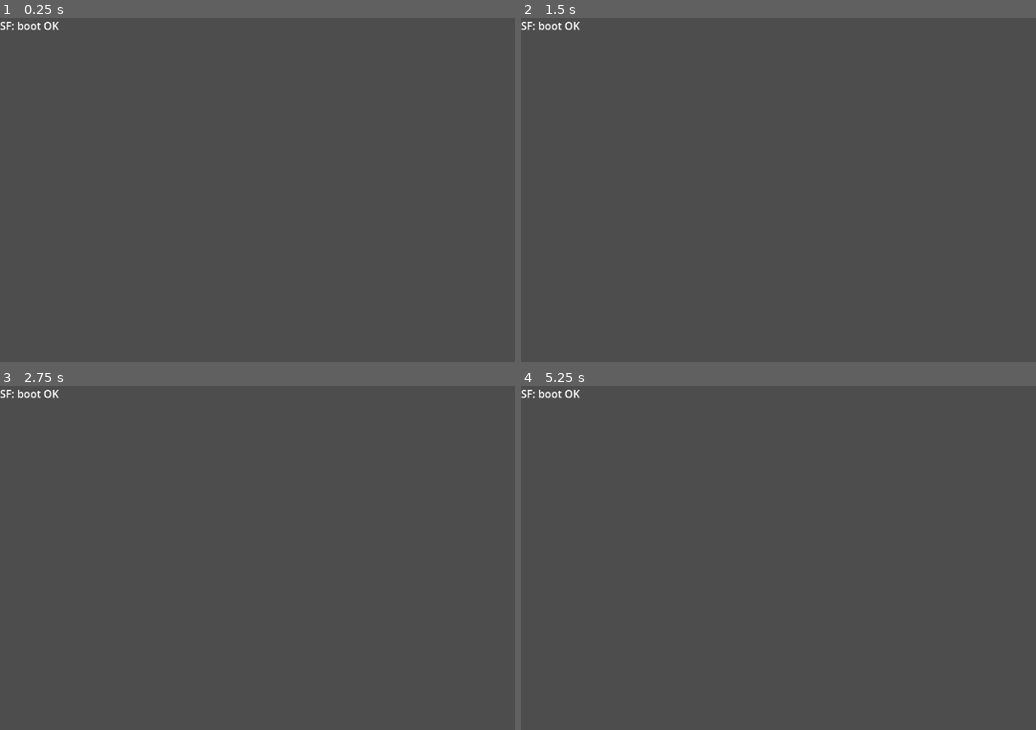
Above: before the commit, frames 1-4 (two rows, left to right).
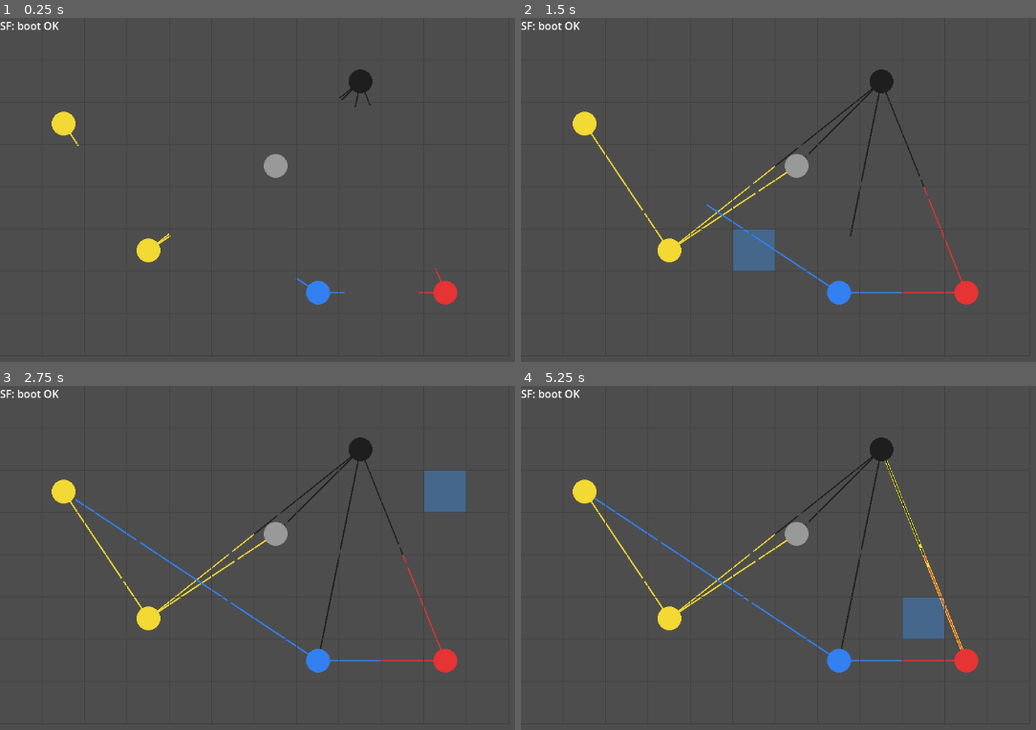
Above: after the commit, the same moments.

Repository: entap11/SF
Game: Godot game, scene res://scenes/Main.tscn
Two runs of this game, one before a commit and one after it. Both use one fixed random seed, a clock stepped at 60 frames per second and the inputs below.
Inputs (mouse positions are in pixels of both pictures, inside the frame that each line leads up to):
- Up to frame 1 (0.25 s): no input
- Up to frame 2 (1.5 s): tap Enter at 0.5 s; move the mouse to (outside the picture) at 0.52 s; click (outside the picture) at 0.67 s; drag from (747, 251) to (866, 317) at 1.27 s
- Up to frame 3 (2.75 s): tap Space at 2 s; move the mouse to (458, 506) at 2.02 s; click (458, 506) at 2.17 s
- Up to frame 4 (5.25 s): tap Enter at 2.75, 4.25 s; drag from (866, 685) to (675, 537) at 2.77 s; tap Space at 3.5, 5 s; move the mouse to (outside the picture) at 3.52 s; click (outside the picture) at 3.67 s; drag from (675, 537) to (788, 492) at 4.27 s; move the mouse to (943, 599) at 5.02 s; click (943, 599) at 5.17 s

The runs differ from the first frame. In frame 1, 1.7% of the frame differs, in the area x 10-89%, y 14-84%; in frame 2, 3.5%; in frame 3, 3.8%; in frame 4, 3.9%.
Error before the commit: Parse Error: Cannot infer the type of "hive" variable because the value doesn't have a set type. (res://scripts/arena.gd:34)

Commit message:
sf: milestone5a selector intent

Diff:
--- a/scripts/arena.gd
+++ b/scripts/arena.gd
@@ -9,12 +9,21 @@
 const PER_POWER_MS := 2.0
 const BONUS_10_MS := 2.0
 const BONUS_25_MS := 2.0
+const DRAG_DEADZONE_PX := 8.0
 
 var selected_cell := Vector2i(-1, -1)
 var selected_hive_id := -1
 var selected_lane_id := -1
 var hives: Array = []
 var lanes: Array = []
+var tap_first_id := -1
+var drag_active := false
+var drag_start_hive_id := -1
+var drag_start_pos: Vector2 = Vector2.ZERO
+var drag_current_pos: Vector2 = Vector2.ZERO
+var drag_hover_hive_id := -1
+var drag_moved := false
+var last_vibe_target_id := -1
 
 func _ready() -> void:
 	_init_hives()
@@ -25,33 +34,20 @@
 	queue_redraw()
 
 func _unhandled_input(event: InputEvent) -> void:
-	if event is InputEventMouseButton and event.button_index == MOUSE_BUTTON_LEFT and event.pressed:
-		var local_pos := to_local(event.position)
-		var cx := int(local_pos.x / CELL_SIZE)
-		var cy := int(local_pos.y / CELL_SIZE)
-		cx = max(0, min(COLS - 1, cx))
-		cy = max(0, min(ROWS - 1, cy))
-		var hive := _find_hive_at_cell(Vector2i(cx, cy))
-		if hive != null:
-			selected_hive_id = hive["id"]
-			selected_lane_id = -1
-			selected_cell = Vector2i(cx, cy)
-			print("SF: Hive selected id=%d owner=%d at %d,%d" % [hive["id"], hive["owner_id"], cx, cy])
-			queue_redraw()
-			return
-		var lane_hit := _pick_lane(local_pos)
-		if lane_hit != null:
-			selected_hive_id = -1
-			selected_lane_id = lane_hit["id"]
-			selected_cell = Vector2i(cx, cy)
-			print("SF: Lane selected id=%d a=%d b=%d dir=%d" % [lane_hit["id"], lane_hit["a_id"], lane_hit["b_id"], lane_hit["dir"]])
-			queue_redraw()
-			return
-		selected_hive_id = -1
-		selected_lane_id = -1
-		selected_cell = Vector2i(cx, cy)
-		print("SF: Cell selected %d,%d" % [cx, cy])
-		queue_redraw()
+	if event is InputEventMouseButton and event.button_index == MOUSE_BUTTON_LEFT:
+		if event.pressed:
+			_handle_press(to_local(event.position))
+		else:
+			_handle_release(to_local(event.position))
+	if event is InputEventMouseMotion:
+		_handle_drag(to_local(event.position))
+	if event is InputEventScreenTouch:
+		if event.pressed:
+			_handle_press(to_local(event.position))
+		else:
+			_handle_release(to_local(event.position))
+	if event is InputEventScreenDrag:
+		_handle_drag(to_local(event.position))
 
 func _draw() -> void:
 	var grid_color := Color(0.25, 0.25, 0.25)
@@ -67,6 +63,7 @@
 		draw_rect(rect, Color(0.2, 0.6, 1.0, 0.35), true)
 	for lane in lanes:
 		_draw_lane(lane)
+	_draw_drag_preview()
 	for hive in hives:
 		var center := _cell_center(hive["grid_pos"])
 		var fill := _owner_color(hive["owner_id"])
@@ -102,24 +99,24 @@
 		{"id": 8, "a_id": 4, "b_id": 6, "dir": 1, "send_a": true, "send_b": false, "a_pressure": 0.0, "b_pressure": 0.0, "a_stream_len": 0.0, "b_stream_len": 0.0}
 	]
 
-func _find_hive_at_cell(cell: Vector2i):
+func _find_hive_at_cell(cell: Vector2i) -> Dictionary:
 	for hive in hives:
 		if hive["grid_pos"] == cell:
 			return hive
-	return null
-
-func _find_hive_by_id(hive_id: int):
+	return {}
+
+func _find_hive_by_id(hive_id: int) -> Dictionary:
 	for hive in hives:
 		if hive["id"] == hive_id:
 			return hive
 	return {}
 
-func _pick_lane(local_pos: Vector2):
-	var best_lane = null
+func _pick_lane(local_pos: Vector2) -> Dictionary:
+	var best_lane: Dictionary = {}
 	var best_dist := INF
 	for lane in lanes:
-		var a := _find_hive_by_id(lane["a_id"])
-		var b := _find_hive_by_id(lane["b_id"])
+		var a: Dictionary = _find_hive_by_id(lane["a_id"])
+		var b: Dictionary = _find_hive_by_id(lane["b_id"])
 		if a.is_empty() or b.is_empty():
 			continue
 		var a_pos := _cell_center(a["grid_pos"])
@@ -155,8 +152,8 @@
 		cell.y * CELL_SIZE + CELL_SIZE * 0.5
 	)
 
-func _owner_color(owner: int) -> Color:
-	match owner:
+func _owner_color(owner_id: int) -> Color:
+	match owner_id:
 		0:
 			return Color(0.6, 0.6, 0.6)
 		1:
@@ -176,13 +173,13 @@
 		var b := _find_hive_by_id(lane["b_id"])
 		if a.is_empty() or b.is_empty():
 			continue
+		if a["owner_id"] == 0:
+			lane["send_a"] = false
+		if b["owner_id"] == 0:
+			lane["send_b"] = false
 		var mode := _lane_mode(a, b)
-		if mode == "friendly":
-			lane["send_a"] = lane["dir"] == 1
-			lane["send_b"] = lane["dir"] == -1
-		elif mode == "neutral":
-			lane["send_a"] = a["owner_id"] != 0 and b["owner_id"] == 0
-			lane["send_b"] = b["owner_id"] != 0 and a["owner_id"] == 0
+		if mode == "friendly" and lane["send_a"] and lane["send_b"]:
+			lane["send_b"] = false
 		var rate_a := _send_rate(a, lane["send_a"])
 		var rate_b := _send_rate(b, lane["send_b"])
 		if rate_a > 0.0:
@@ -232,8 +229,8 @@
 	if lane["id"] == selected_lane_id:
 		draw_line(a_pos, b_pos, Color(0.9, 0.9, 0.2), 4.0)
 	var mode := _lane_mode(a, b)
-	var send_a := lane["send_a"]
-	var send_b := lane["send_b"]
+	var send_a: bool = lane["send_a"]
+	var send_b: bool = lane["send_b"]
 	if mode == "opposing" and send_a and send_b:
 		_draw_opposing_lane(lane, a, b, a_pos, b_pos)
 		return
@@ -242,42 +239,230 @@
 	elif send_b:
 		_draw_one_way_lane(b, a, b_pos, a_pos, lane["b_stream_len"])
 
+func _handle_press(local_pos: Vector2) -> void:
+	var hive_id := _hive_id_at_point(local_pos)
+	if hive_id == -1:
+		var lane_hit: Dictionary = _pick_lane(local_pos)
+		if not lane_hit.is_empty():
+			selected_hive_id = -1
+			selected_lane_id = lane_hit["id"]
+			selected_cell = _cell_from_point(local_pos)
+			print("SF: Lane selected id=%d a=%d b=%d dir=%d" % [lane_hit["id"], lane_hit["a_id"], lane_hit["b_id"], lane_hit["dir"]])
+			return
+		selected_hive_id = -1
+		selected_lane_id = -1
+		selected_cell = _cell_from_point(local_pos)
+		print("SF: Cell selected %d,%d" % [selected_cell.x, selected_cell.y])
+		return
+	var hive := _find_hive_by_id(hive_id)
+	if hive.is_empty() or hive["owner_id"] == 0:
+		if tap_first_id != -1:
+			_handle_tap(hive_id)
+		else:
+			_clear_tap_state()
+			_clear_selection()
+		return
+	drag_active = true
+	drag_moved = false
+	drag_start_hive_id = hive_id
+	drag_start_pos = local_pos
+	drag_current_pos = local_pos
+	drag_hover_hive_id = -1
+	last_vibe_target_id = -1
+	selected_hive_id = hive_id
+	selected_lane_id = -1
+	selected_cell = _cell_from_point(local_pos)
+
+func _handle_release(local_pos: Vector2) -> void:
+	if not drag_active:
+		return
+	drag_current_pos = local_pos
+	var end_hive_id := _hive_id_at_point(local_pos)
+	if not drag_moved:
+		if drag_start_hive_id != -1:
+			_handle_tap(drag_start_hive_id)
+		_reset_drag()
+		return
+	if end_hive_id != -1 and end_hive_id != drag_start_hive_id:
+		if _lane_exists_between(drag_start_hive_id, end_hive_id):
+			_apply_intent_pair(drag_start_hive_id, end_hive_id)
+	_reset_drag()
+
+func _handle_drag(local_pos: Vector2) -> void:
+	if not drag_active:
+		return
+	drag_current_pos = local_pos
+	if drag_current_pos.distance_to(drag_start_pos) >= DRAG_DEADZONE_PX:
+		drag_moved = true
+	var hover_id := _hive_id_at_point(local_pos)
+	if hover_id != -1 and hover_id != drag_start_hive_id and _lane_exists_between(drag_start_hive_id, hover_id):
+		if hover_id != last_vibe_target_id:
+			Input.vibrate_handheld(30)
+			last_vibe_target_id = hover_id
+		drag_hover_hive_id = hover_id
+	else:
+		drag_hover_hive_id = -1
+		last_vibe_target_id = -1
+
+func _handle_tap(hive_id: int) -> void:
+	var hive := _find_hive_by_id(hive_id)
+	if hive.is_empty():
+		_clear_tap_state()
+		return
+	if hive["owner_id"] == 0 and tap_first_id == -1:
+		_clear_tap_state()
+		return
+	if tap_first_id == -1:
+		tap_first_id = hive_id
+		selected_hive_id = hive_id
+		return
+	if tap_first_id == hive_id:
+		_clear_tap_state()
+		return
+	if _lane_exists_between(tap_first_id, hive_id):
+		_apply_intent_pair(tap_first_id, hive_id)
+	_clear_tap_state()
+
+func _apply_intent_pair(start_id: int, end_id: int) -> void:
+	var lane_index := _lane_index_between(start_id, end_id)
+	if lane_index == -1:
+		return
+	var lane: Dictionary = lanes[lane_index]
+	var reverse_on := _intent_is_on(end_id, start_id)
+	if reverse_on:
+		_set_intent(end_id, start_id, false)
+		print("SF: Intent OFF %d->%d" % [end_id, start_id])
+	else:
+		_set_intent(start_id, end_id, true)
+		print("SF: Intent ON %d->%d" % [start_id, end_id])
+
+func _set_intent(from_id: int, to_id: int, enable: bool) -> void:
+	var lane_index := _lane_index_between(from_id, to_id)
+	if lane_index == -1:
+		return
+	var lane: Dictionary = lanes[lane_index]
+	var a_id: int = lane["a_id"]
+	var b_id: int = lane["b_id"]
+	var a := _find_hive_by_id(a_id)
+	var b := _find_hive_by_id(b_id)
+	var mode := _lane_mode(a, b)
+	if from_id == a_id and to_id == b_id:
+		lane["send_a"] = enable
+		if mode == "friendly" and enable:
+			lane["send_b"] = false
+			lane["dir"] = 1
+	elif from_id == b_id and to_id == a_id:
+		lane["send_b"] = enable
+		if mode == "friendly" and enable:
+			lane["send_a"] = false
+			lane["dir"] = -1
+	lanes[lane_index] = lane
+
+func _intent_is_on(from_id: int, to_id: int) -> bool:
+	var lane_index := _lane_index_between(from_id, to_id)
+	if lane_index == -1:
+		return false
+	var lane: Dictionary = lanes[lane_index]
+	if from_id == lane["a_id"] and to_id == lane["b_id"]:
+		return lane["send_a"]
+	if from_id == lane["b_id"] and to_id == lane["a_id"]:
+		return lane["send_b"]
+	return false
+
+func _lane_exists_between(a_id: int, b_id: int) -> bool:
+	return _lane_index_between(a_id, b_id) != -1
+
+func _lane_index_between(a_id: int, b_id: int) -> int:
+	for i in range(lanes.size()):
+		var lane: Dictionary = lanes[i]
+		if (lane["a_id"] == a_id and lane["b_id"] == b_id) or (lane["a_id"] == b_id and lane["b_id"] == a_id):
+			return i
+	return -1
+
+func _hive_id_at_point(local_pos: Vector2) -> int:
+	var cx := int(local_pos.x / CELL_SIZE)
+	var cy := int(local_pos.y / CELL_SIZE)
+	cx = max(0, min(COLS - 1, cx))
+	cy = max(0, min(ROWS - 1, cy))
+	var hive := _find_hive_at_cell(Vector2i(cx, cy))
+	if hive.is_empty():
+		return -1
+	return hive["id"]
+
+func _cell_from_point(local_pos: Vector2) -> Vector2i:
+	var cx := int(local_pos.x / CELL_SIZE)
+	var cy := int(local_pos.y / CELL_SIZE)
+	cx = max(0, min(COLS - 1, cx))
+	cy = max(0, min(ROWS - 1, cy))
+	return Vector2i(cx, cy)
+
+func _draw_drag_preview() -> void:
+	if not drag_active or drag_start_hive_id == -1:
+		return
+	var start_hive := _find_hive_by_id(drag_start_hive_id)
+	if start_hive.is_empty():
+		return
+	var start_pos := _cell_center(start_hive["grid_pos"])
+	var color := Color(0.4, 0.4, 0.4)
+	if drag_hover_hive_id != -1:
+		color = _owner_color(start_hive["owner_id"])
+	draw_line(start_pos, drag_current_pos, color, 2.0)
+	if drag_hover_hive_id != -1:
+		var hover_hive := _find_hive_by_id(drag_hover_hive_id)
+		if not hover_hive.is_empty():
+			var hover_pos := _cell_center(hover_hive["grid_pos"])
+			draw_arc(hover_pos, CELL_SIZE * 0.34, 0.0, TAU, 28, color, 2.0)
+
+func _clear_tap_state() -> void:
+	tap_first_id = -1
+
+func _clear_selection() -> void:
+	selected_hive_id = -1
+	selected_lane_id = -1
+
+func _reset_drag() -> void:
+	drag_active = false
+	drag_start_hive_id = -1
+	drag_hover_hive_id = -1
+	drag_moved = false
+	last_vibe_target_id = -1
+
 func _draw_opposing_lane(lane: Dictionary, a: Dictionary, b: Dictionary, a_pos: Vector2, b_pos: Vector2) -> void:
-	var total := lane["a_pressure"] + lane["b_pressure"]
+	var total: float = lane["a_pressure"] + lane["b_pressure"]
 	if total <= 0.0:
 		return
-	var f := lane["a_pressure"] / total
+	var f: float = lane["a_pressure"] / total
 	var impact := a_pos.lerp(b_pos, f)
 	_draw_segmented_clamped(a, a_pos, impact, lane["a_stream_len"])
 	_draw_segmented_clamped(b, b_pos, impact, lane["b_stream_len"])
 
-func _draw_one_way_lane(src: Dictionary, dst: Dictionary, src_pos: Vector2, dst_pos: Vector2, stream_len: float) -> void:
-	var max_len := src_pos.distance_to(dst_pos)
-	var dir := (dst_pos - src_pos).normalized()
-	var visible_len := min(stream_len, max_len)
+func _draw_one_way_lane(src: Dictionary, _dst: Dictionary, src_pos: Vector2, dst_pos: Vector2, stream_len: float) -> void:
+	var max_len: float = src_pos.distance_to(dst_pos)
+	var dir: Vector2 = (dst_pos - src_pos).normalized()
+	var visible_len: float = min(stream_len, max_len)
 	var end_pos := src_pos + dir * visible_len
 	_draw_segmented(src, src_pos, end_pos)
 	if visible_len >= max_len:
 		_draw_arrowhead(src_pos, dst_pos, _owner_color(src["owner_id"]))
 
 func _draw_segmented_clamped(src: Dictionary, src_pos: Vector2, dst_pos: Vector2, stream_len: float) -> void:
-	var max_len := src_pos.distance_to(dst_pos)
-	var dir := (dst_pos - src_pos).normalized()
-	var visible_len := min(stream_len, max_len)
+	var max_len: float = src_pos.distance_to(dst_pos)
+	var dir: Vector2 = (dst_pos - src_pos).normalized()
+	var visible_len: float = min(stream_len, max_len)
 	var end_pos := src_pos + dir * visible_len
 	_draw_segmented(src, src_pos, end_pos)
 
 func _draw_segmented(src: Dictionary, from_pos: Vector2, to_pos: Vector2) -> void:
-	var interval_ms := _interval_ms(src["power"])
-	var segment_len := UNIT_SPEED_PX * (interval_ms / 1000.0)
-	var color := _owner_color(src["owner_id"])
-	var total_len := from_pos.distance_to(to_pos)
+	var interval_ms: float = _interval_ms(src["power"])
+	var segment_len: float = UNIT_SPEED_PX * (interval_ms / 1000.0)
+	var color: Color = _owner_color(src["owner_id"])
+	var total_len: float = from_pos.distance_to(to_pos)
 	if total_len <= 0.0:
 		return
-	var dir := (to_pos - from_pos).normalized()
-	var traveled := 0.0
+	var dir: Vector2 = (to_pos - from_pos).normalized()
+	var traveled: float = 0.0
 	while traveled < total_len:
-		var seg_start := from_pos + dir * traveled
-		var seg_end := from_pos + dir * min(traveled + segment_len, total_len)
+		var seg_start: Vector2 = from_pos + dir * traveled
+		var seg_end: Vector2 = from_pos + dir * min(traveled + segment_len, total_len)
 		draw_line(seg_start, seg_end, color, 2.0)
 		traveled += segment_len + DASH_GAP_PX
Not shown, changed: OSF/_canonical/Swarmfront_Canon_v1.md
